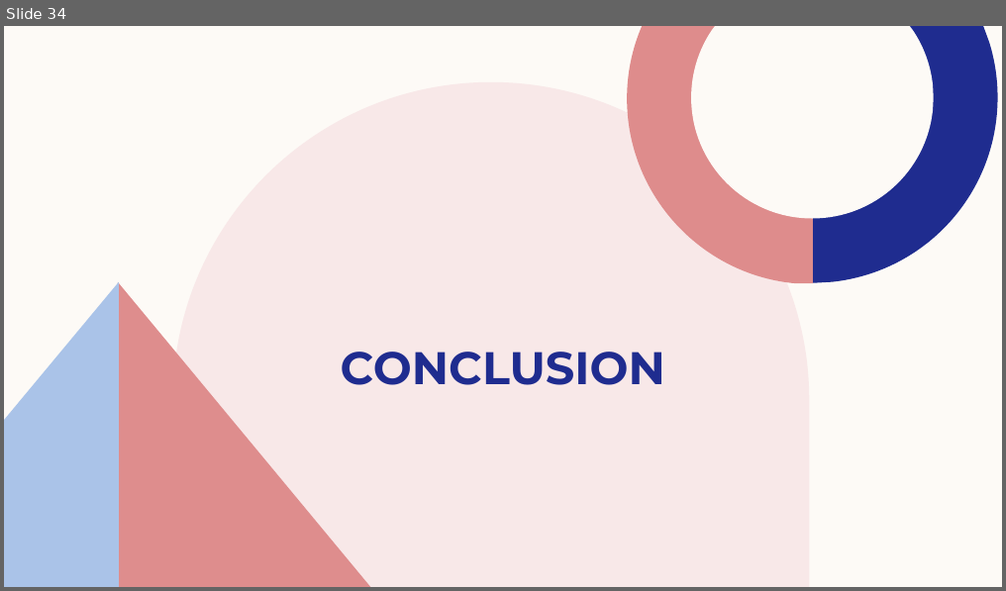
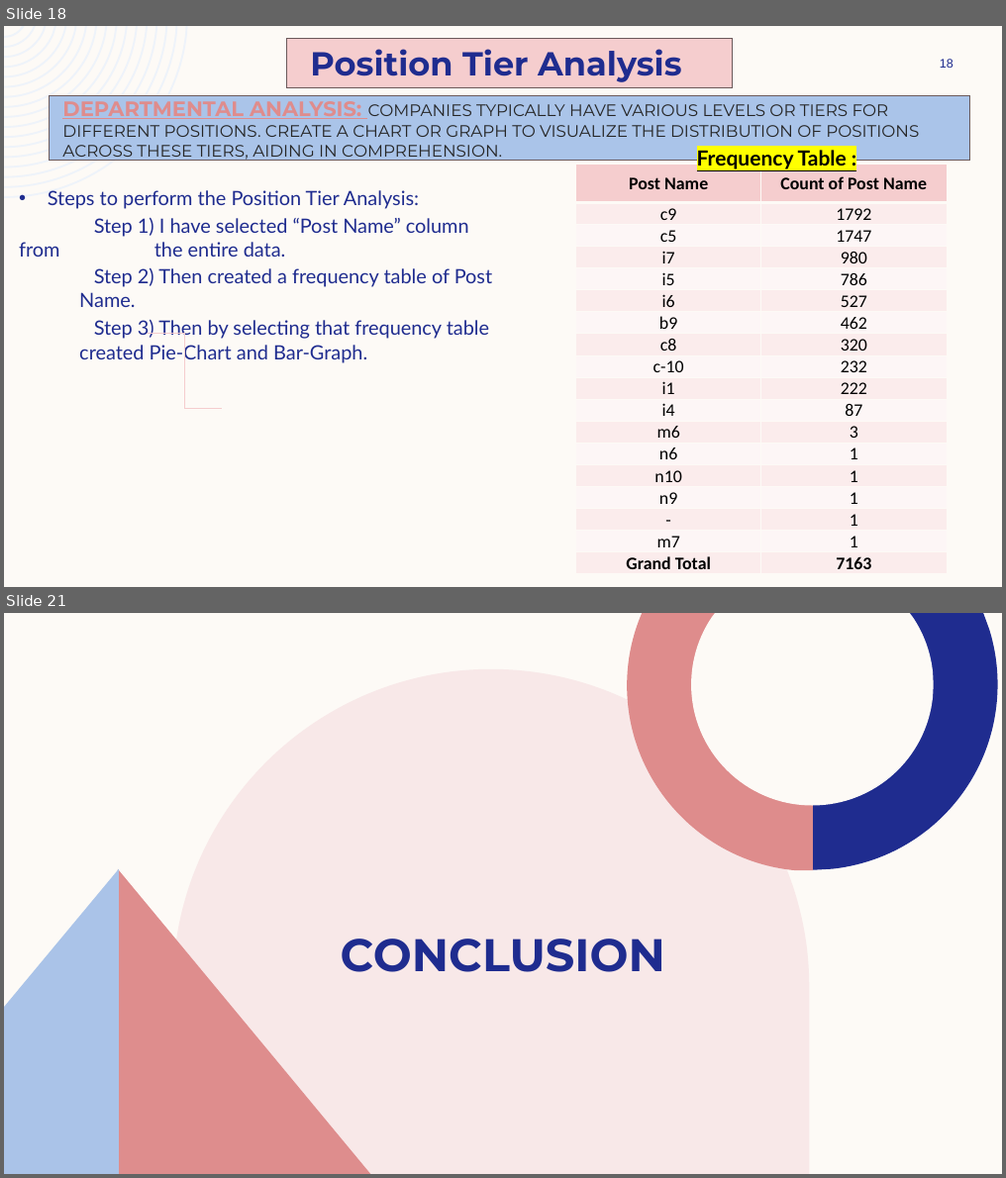
Before and after one commit to ShindeYash/Hiring_Process_Analytics, a slide deck: Report - Hiring_Process_Analytics.pptx. Shown one above the other, each under a label of ours: slide 34 before the commit, slides 18 and 21 after it; the slides between them are not shown. The pictures are 1006x591 and 1006x1178 pixels, drawn with LibreOffice and Linux fonts; fonts in the diff are those of the drawing. Boxes give left, top, right and bottom in pixels: in the first picture for what was removed or moved away, otherwise in the second. Text is boxed around its words. In the diff, an @@ line names an element or a change of style, - is before the commit and + after.

```diff
--- a/Report - Hiring_Process_Analytics.pptx
+++ b/Report - Hiring_Process_Analytics.pptx
@@ slide 18 added at (4, 26, 1002, 587), background #FDFAF6 @@
@@ freeform shape added at (4, 26, 187, 198), fill #EEF3FA @@
@@ rectangle added at (287, 39, 733, 88), fill #F5CDCE, outline #6B5A5A 1 pt @@
@@ text added at (310, 49, 681, 82), 32 pt, text #1F2C8F, bold @@
+Position Tier Analysis
@@ page number added at (940, 59, 953, 68), 12 pt, text #1F2C8F @@
+18
@@ rectangle added at (49, 95, 969, 161), fill #AAC4E9, outline #6B5A5A 1 pt @@
@@ title added at (62, 95, 919, 162), 16 pt, text #262626 @@
+DEPARTMENTAL ANALYSIS: COMPANIES TYPICALLY HAVE VARIOUS LEVELS OR TIERS FOR DIFFERENT POSITIONS. CREATE A CHART OR GRAPH TO VISUALIZE THE DISTRIBUTION OF POSITIONS ACROSS THESE TIERS, AIDING IN COMPREHENSION.
@@ table added at (576, 165, 947, 574), 18 rows, 2 columns @@
+Post Name | Count of Post Name
+c9 | 1792
+c5 | 1747
+i7 | 980
+i5 | 786
+i6 | 527
+b9 | 462
+c8 | 320
+c-10 | 232
+i1 | 222
+i4 | 87
+m6 | 3
+n6 | 1
+n10 | 1
+n9 | 1
+- | 1
+m7 | 1
+Grand Total | 7163
@@ text added at (697, 150, 846, 170), 20 pt, text #000000, bold, underline @@
+Frequency Table :
@@ text added at (19, 190, 492, 365), 19 pt, text #1F2C8F @@
+• Steps to perform the Position Tier Analysis:
+Step 1) I have selected “Post Name” column from the entire data.
+Step 2) Then created a frequency table of Post Name.
+Step 3) Then by selecting that frequency table created Pie-Chart and Bar-Graph.
@@ elbow line added from (147, 334) to (222, 408), #F5CDCE 0.5 pt @@
@@ what was slide 34 is now slide 21 @@
```
Also in this commit, not shown: 2 slides changed, 4 other slides added, 18 slides removed, 1 other file.
